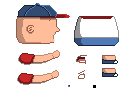
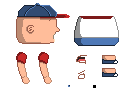
Comparing the layer stacks of the two w=130, h=99 images. Changes:
renamed "Left arm" to "Right arm", moved it above "Left arm", painted on it over [17, 52, 59, 85]
renamed "Right arm" to "Left arm", painted on it over [16, 50, 60, 84]
